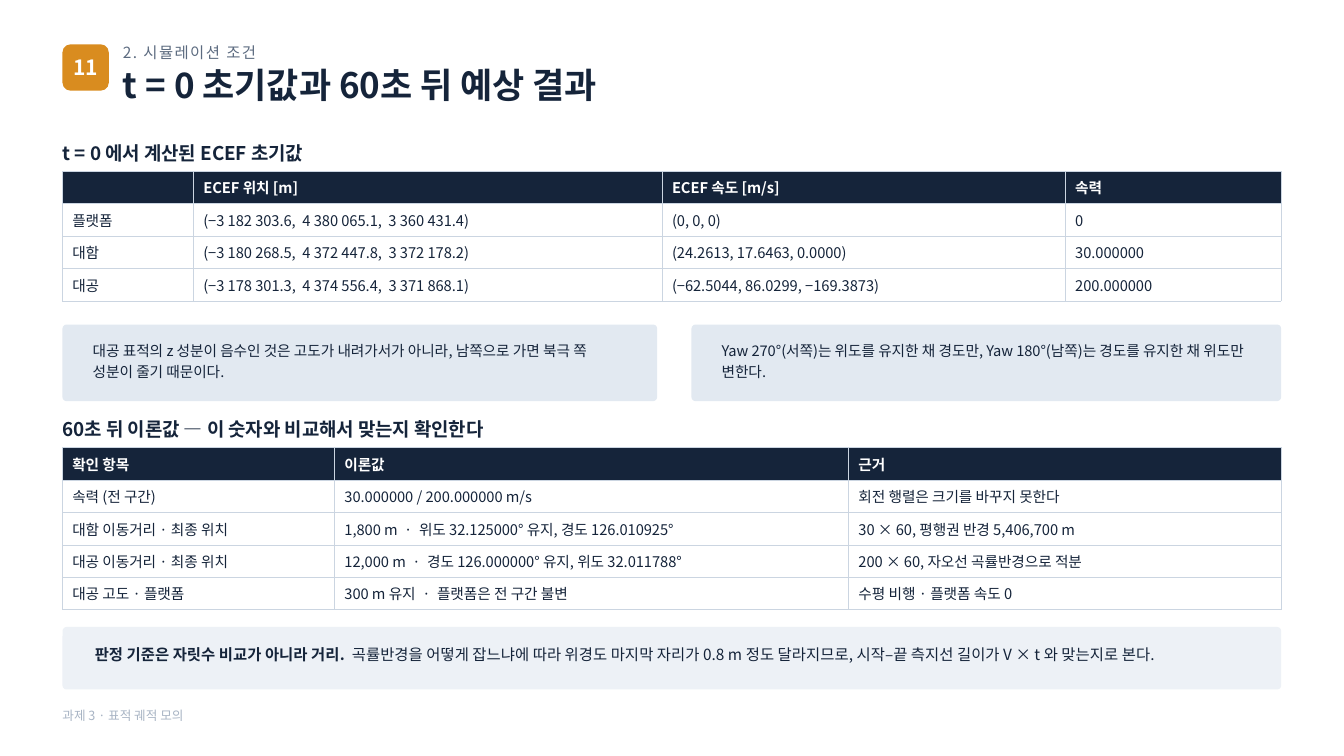
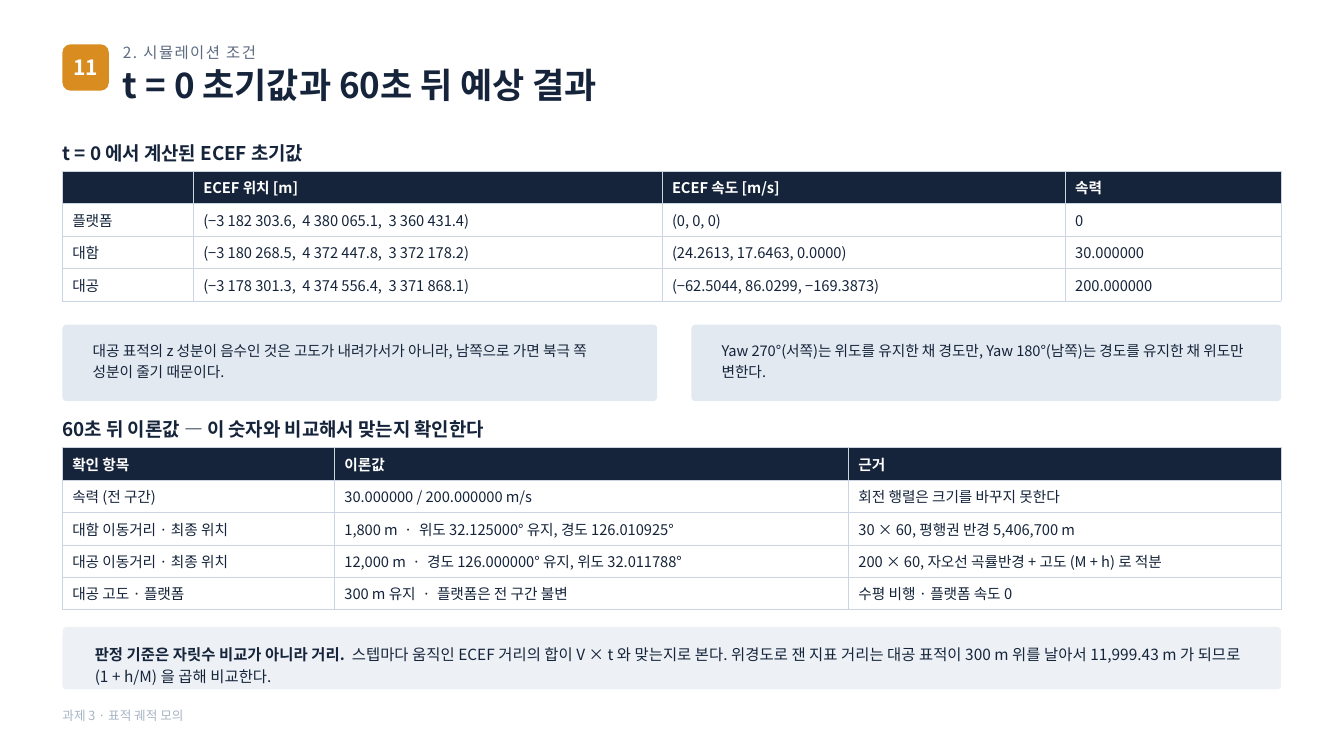
Before and after one commit to harley-hwan/radar-sw-study, a slide deck: slide 12 of Part3_TargetSim/ref/과제3_구현방법_시뮬레이션조건.pptx. Drawn at 1344x756 pixels with LibreOffice and Linux fonts; fonts in the diff are those of the drawing. Boxes give left, top, right and bottom in pixels: in the first picture for what was removed or moved away, otherwise in the second. Text is boxed around its words. In the diff, an @@ line names an element or a change of style, - is before the commit and + after.

```diff
--- a/Part3_TargetSim/ref/과제3_구현방법_시뮬레이션조건.pptx
+++ b/Part3_TargetSim/ref/과제3_구현방법_시뮬레이션조건.pptx
@@ table at (63,448,1281,604) @@
-row 4, column 3: 200 × 60, 자오선 곡률반경으로 적분
+row 4, column 3: 200 × 60, 자오선 곡률반경 + 고도 (M + h) 로 적분
@@ text at (95,647,1241,685): text changed @@
-판정 기준은 자릿수 비교가 아니라 거리. 곡률반경을 어떻게 잡느냐에 따라 위경도 마지막 자리가 0.8 m 정도 달라지므로, 시작–끝 측지선 길이가 V × t 와 맞는지로 본다.
+판정 기준은 자릿수 비교가 아니라 거리. 스텝마다 움직인 ECEF 거리의 합이 V × t 와 맞는지로 본다. 위경도로 잰 지표 거리는 대공 표적이 300 m 위를 날아서 11,999.43 m 가 되므로 (1 + h/M) 을 곱해 비교한다.
```
Also in this commit, not shown: 5 other slides changed, 31 other files.
